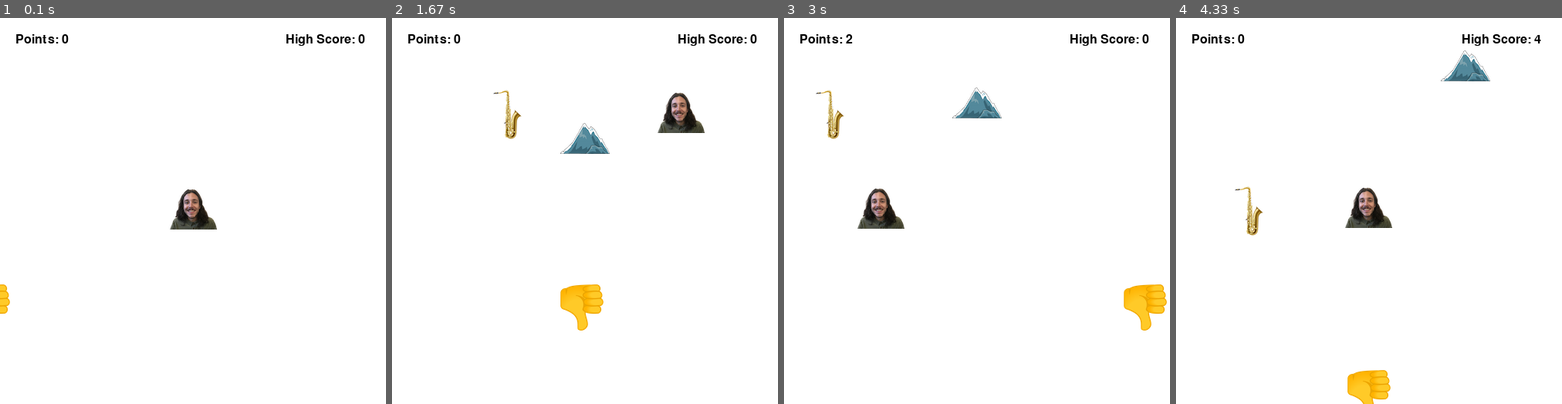
Above: before the commit, frames 1-4 (left to right).
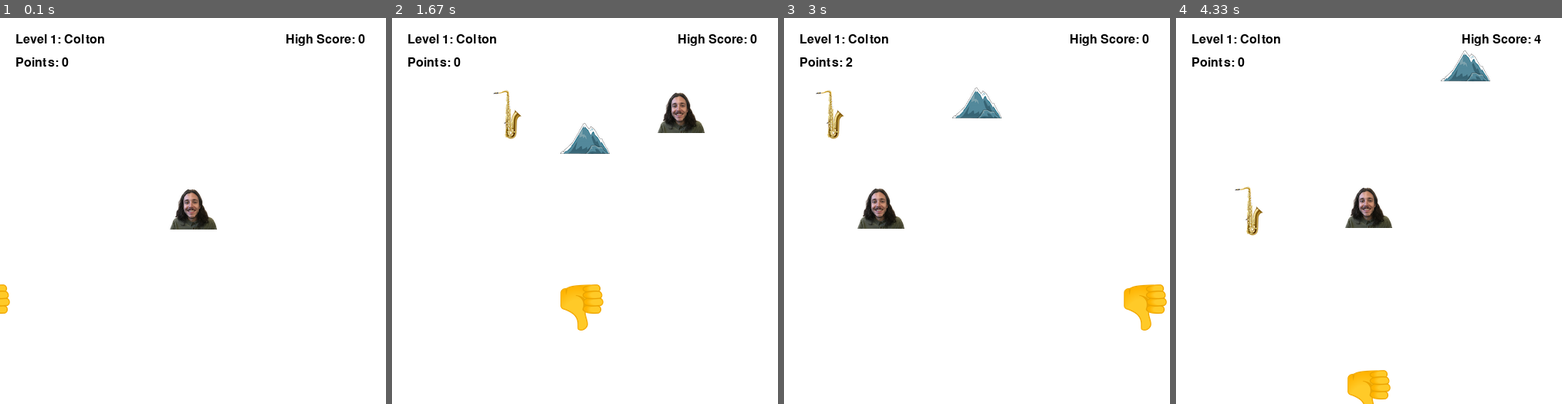
Above: after the commit, the same moments.

Repository: laurelmclean/music-pygame
Game: pygame game, started from musicgame.py
The game is run twice, just before and just after one commit, with the same random seed, the same clock (stepped at 60 frames per second) and the same inputs.
Inputs:
- Up to frame 1 (0.1 s): no input
- Up to frame 2 (1.67 s): hold Right 0.33-0.8 s; hold Up 0.83-1.13 s; hold Right 1.17-1.63 s
- Up to frame 3 (3 s): hold Left 1.67-2.2 s; hold Down 2.23-2.53 s; hold Left 2.57-2.97 s
- Up to frame 4 (4.33 s): hold Up 3-3.37 s; hold Right 3.4-4.03 s; hold Down from 4.07 s (still down)

The runs differ from the first frame. In frame 1, 0.5% of the frame differs, in the area x 4-27%, y 4-13%; in frame 2, 0.5%; in frame 3, 0.5%; in frame 4, 0.5%.

Commit message:
Added levels

Diff:
--- a/musicgame.py
+++ b/musicgame.py
@@ -17,6 +17,10 @@
 
 # high score
 high_score = 0
+
+# level
+level = 1
+level_name = ''
 
 def draw_text(text, color, font_size, x, y):
     font = pygame.font.SysFont(None, font_size)
@@ -257,25 +261,39 @@
     if points <= 20:
         player.update_image('colton.png')
         instrument.update_image('saxophone.png')
+        level = 1
+        level_name = 'Colton'
     if points > 20:
         player.update_image('keath.png')
         instrument.update_image('trumpet.png')
+        level = 2
+        level_name = 'Keath'
     if points > 40:
         player.update_image('rob.png')
         instrument.update_image('drums.png')
+        level = 3
+        level_name = 'Rob'
     if points > 60:
         player.update_image('jesse.png')
         instrument.update_image('bass.png')
+        level = 4
+        level_name = 'Jesse'
     if points > 80:
         player.update_image('dylan.png')
         instrument.update_image('trombone.png')
+        level = 5
+        level_name = 'Dylan'
     if points > 100:
         player.update_image('jay.png')
         instrument.update_image('guitar.png')
+        level = 6
+        level_name = 'Jay'
      # Draw the points
-    draw_text(text=f'Points: {points}', color= (0, 0, 0), font_size=24, x=20, y=20)
+    draw_text(text=f'Points: {points}', color= (0, 0, 0), font_size=24, x=20, y=50)
     # draw high score
     draw_text(text=f'High Score: {high_score}', color= (0, 0, 0), font_size=24, x=370, y=20)
+    # draw levels
+    draw_text(text=f'Level {level}: {level_name}', color=(0, 0, 0), font_size=24, x=20, y=20)
 # Update the window
     pygame.display.flip()
     # tick the clock!
Binary file changed: drums.png
